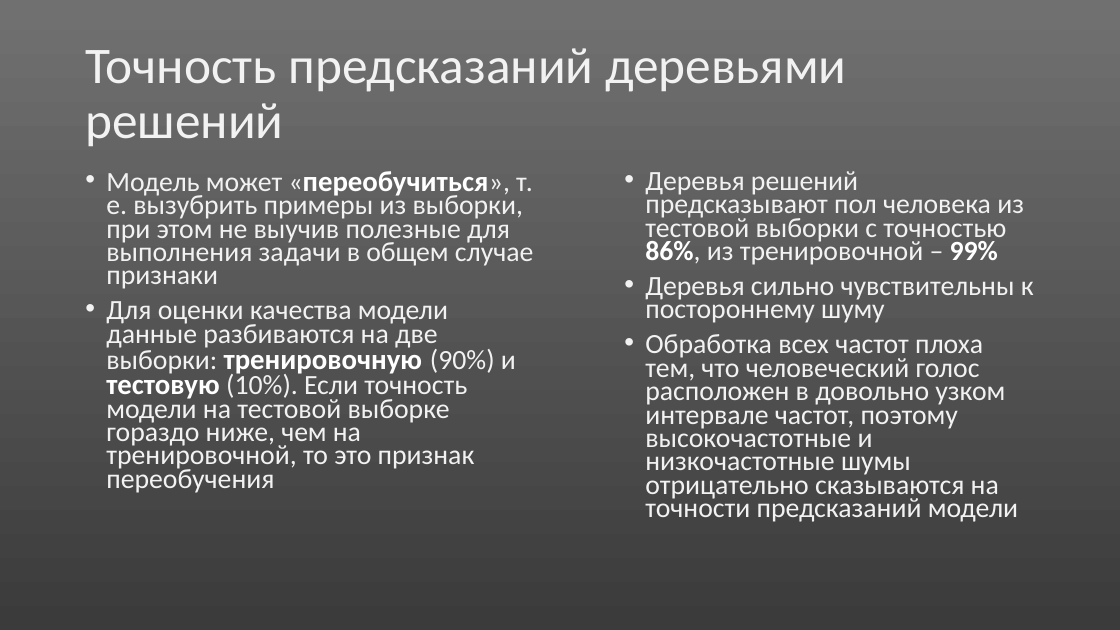
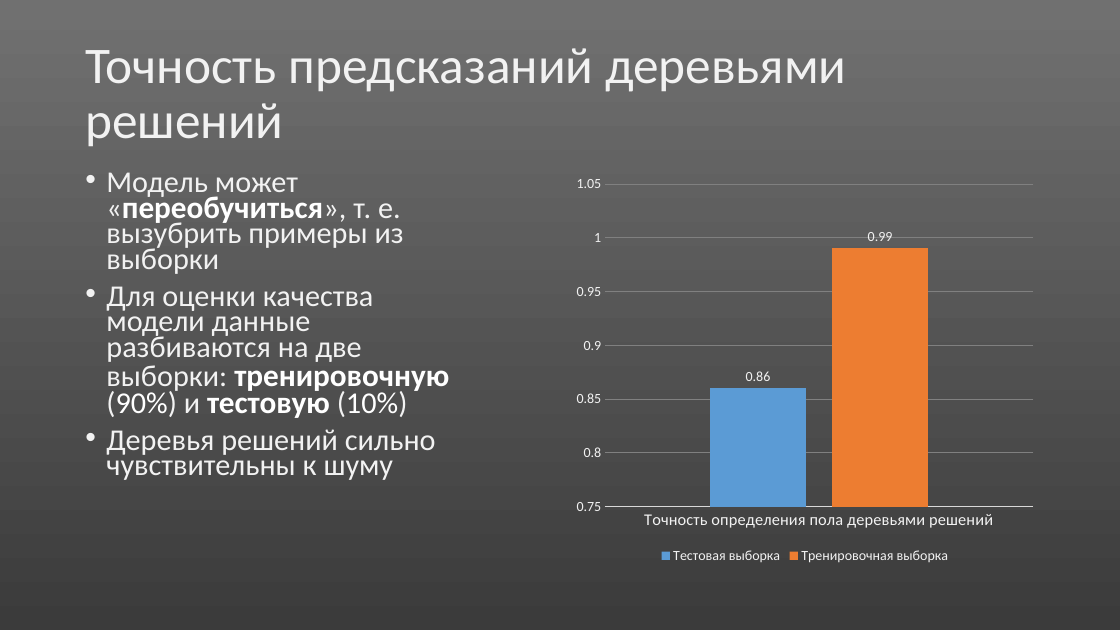
Before and after one commit to abrikos110/school-bla, a slide deck: slide 7 of presentations/voice-rec.pptx (slide 6 before the commit). Drawn at 1120x630 pixels with LibreOffice and Linux fonts; fonts in the diff are those of the drawing. Boxes give left, top, right and bottom in pixels: in the first picture for what was removed or moved away, otherwise in the second. Text is boxed around its words. In the diff, an @@ line names an element or a change of style, - is before the commit and + after.

```diff
--- a/presentations/voice-rec.pptx
+++ b/presentations/voice-rec.pptx
@@ text at [106,172,449,480]: text changed; size 23.8 to 25.9 pt @@
-• Модель может «переобучиться», т. е. вызубрить примеры из выборки, при этом не выучив полезные для выполнения задачи в общем случае признаки
-• Для оценки качества модели данные разбиваются на две выборки: тренировочную (90%) и тестовую (10%). Если точность модели на тестовой выборке гораздо ниже, чем на тренировочной, то это признак переобучения
+• Модель может «переобучиться», т. е. вызубрить примеры из выборки
+• Для оценки качества модели данные разбиваются на две выборки: тренировочную (90%) и тестовую (10%)
+• Деревья решений сильно чувствительны к шуму
@@ column chart added at [567,168,1044,568] @@
+categories: Точность определения пола деревьями решений
+Тестовая выборка: 0.86
+Тренировочная выборка: 0.99
@@ text removed at [645,171,1034,522] @@
-• Деревья решений предсказывают пол человека из тестовой выборки с точностью 86%, из тренировочной – 99%
-• Деревья сильно чувствительны к постороннему шуму
-• Обработка всех частот плоха тем, что человеческий голос расположен в довольно узком интервале частот, поэтому высокочастотные и низкочастотные шумы отрицательно сказываются на точности предсказаний модели
```
Also in this commit, not shown: 5 other slides changed, 8 slides added, 1 slide removed.
